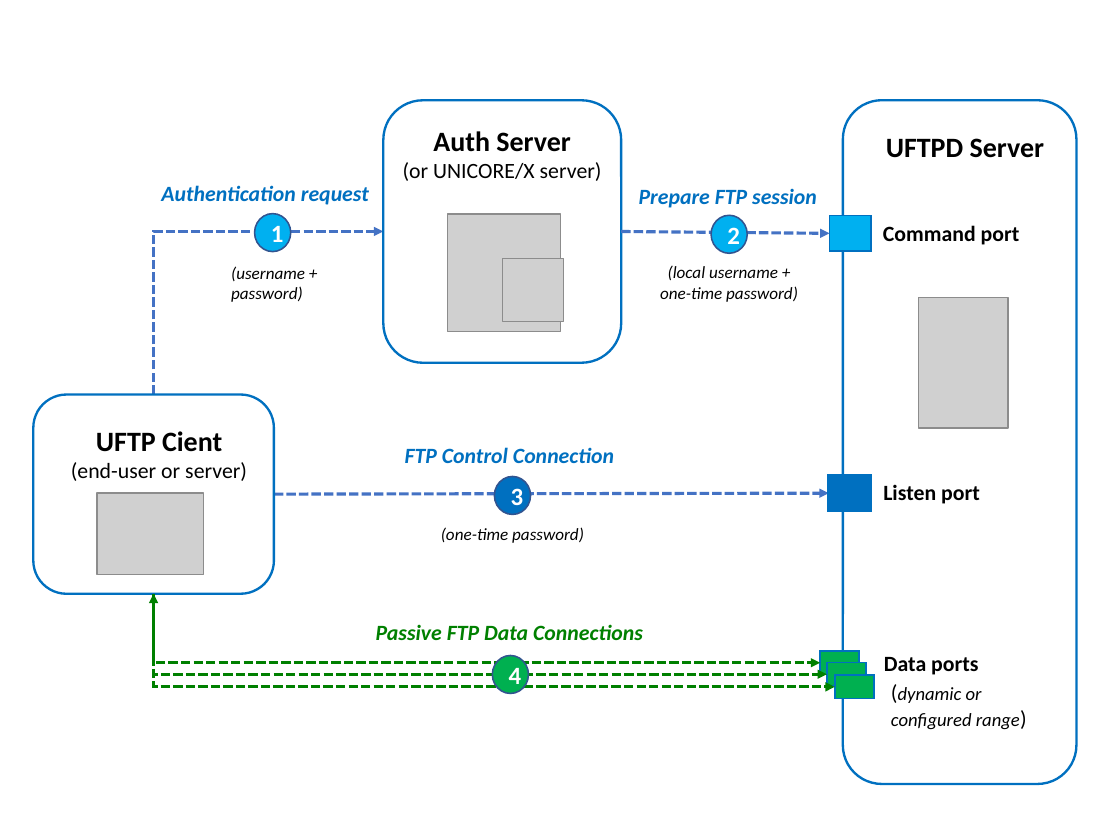
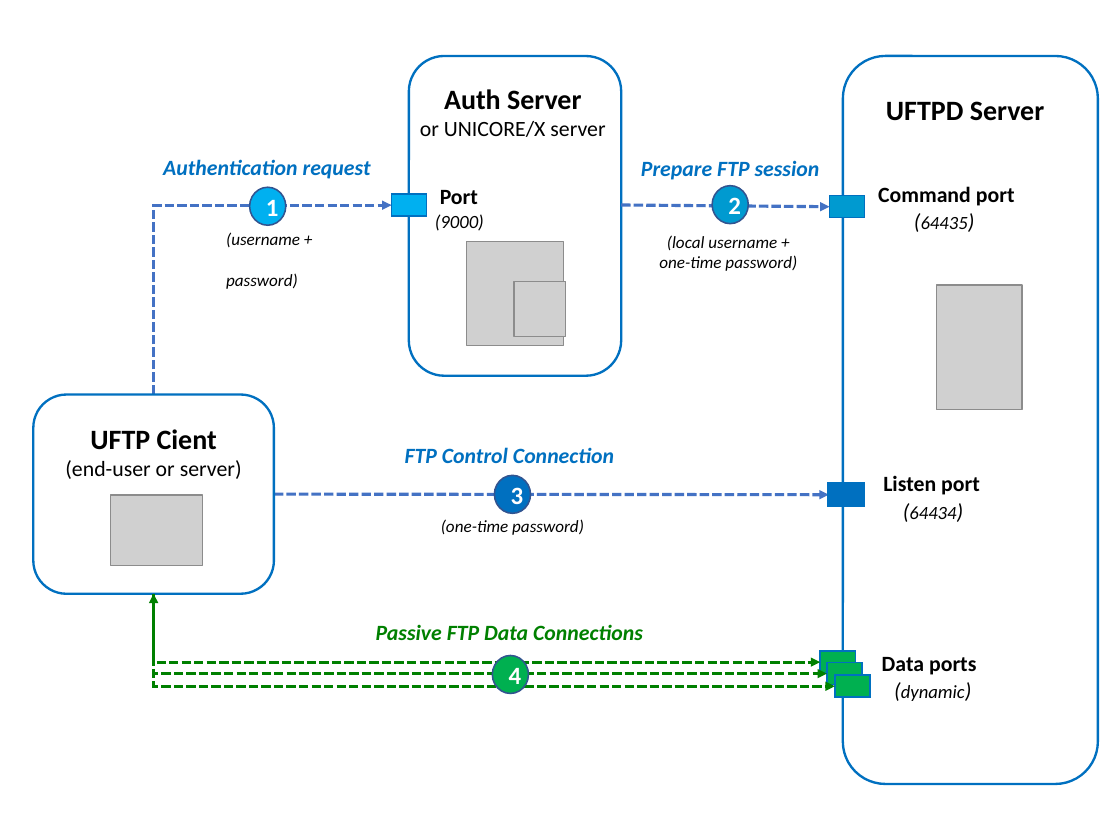
Before and after one commit to UNICORE-EU/uftp-docs, a slide deck: slide 1 of source/_static/test-uftp-setup.pptx. Drawn at 1120x840 pixels with LibreOffice and Linux fonts; fonts in the diff are those of the drawing; grey boxes stand for pictures. Boxes give left, top, right and bottom in pixels: in the first picture for what was removed or moved away, otherwise in the second. Text is boxed around its words. In the diff, an @@ line names an element or a change of style, - is before the commit and + after.

```diff
--- a/source/_static/test-uftp-setup.pptx
+++ b/source/_static/test-uftp-setup.pptx
@@ rounded rectangle: place and size @@
-rounded rectangle at [383, 101, 620, 363]
+rounded rectangle at [409, 56, 622, 375]
@@ rounded rectangle: place and size @@
-rounded rectangle at [843, 101, 1077, 784]
+rounded rectangle at [843, 56, 1099, 784]
@@ text at [420, 89, 605, 137]: text changed @@
-Auth Server
-(or UNICORE/X server)
+Auth Server
+or UNICORE/X server
@@ text "UFTPD Server": place and size @@
-text "UFTPD Server" at [886, 138, 1044, 158]
+text "UFTPD Server" at [886, 101, 1044, 121]
@@ text "Authentication request": place and size @@
-text "Authentication request" at [161, 185, 369, 205]
+text "Authentication request" at [163, 159, 371, 179]
@@ text "Command port": place and size @@
-text "Command port" at [883, 225, 1020, 245]
+text "Command port" at [878, 186, 1015, 206]
@@ elbow arrow moved from (153, 394) - (383, 232) to (153, 394) - (392, 205) @@
@@ ellipse "1": place and size @@
-ellipse "1" at [254, 214, 290, 252]
+ellipse "1" at [250, 187, 286, 225]
@@ rectangle added at [392, 194, 427, 216], fill #00B0F0, outline #0070C0 1 pt @@
@@ text added at [440, 190, 478, 204], 14 pt, text #000000, bold @@
+Port
@@ arrow moved from (622, 232) - (830, 233) to (622, 205) - (830, 207) @@
@@ ellipse "2" at [712, 186, 748, 224]: fill #00B0F0 to #009AD0 @@
@@ rectangle at [830, 196, 865, 218]: fill #00B0F0 to #009AD0 @@
@@ rectangle: place and size @@
-rectangle at [830, 215, 871, 251]
+rectangle at [830, 196, 865, 218]
@@ text "(username + password)" rewrapped from [231, 266, 305, 302] to [226, 232, 300, 289] @@
@@ text added at [435, 214, 484, 231], 12 pt, text #000000, italic @@
+(9000)
@@ 2 texts, 1 ellipse: place and size @@
-2 texts, 1 ellipse at [639, 188, 817, 302]
+2 texts, 1 ellipse at [641, 160, 820, 271]
@@ text added at [921, 216, 968, 229], 12 pt, text #000000, italic @@
+(64435)
@@ picture: place and size @@
-picture at [447, 214, 560, 332]
+picture at [467, 242, 563, 346]
@@ picture: place and size @@
-picture at [503, 259, 563, 321]
+picture at [514, 281, 566, 337]
@@ picture: place and size @@
-picture at [918, 298, 1008, 429]
+picture at [936, 284, 1023, 410]
@@ text "UFTP Cient (end-user or server)": place and size @@
-text "UFTP Cient (end-user or server)" at [71, 431, 247, 481]
+text "UFTP Cient (end-user or server)" at [65, 429, 242, 479]
@@ text "Listen port": place and size @@
-text "Listen port" at [883, 484, 980, 504]
+text "Listen port" at [883, 475, 980, 495]
@@ picture: place and size @@
-picture at [97, 493, 204, 575]
+picture at [110, 495, 202, 566]
@@ rectangle: place and size @@
-rectangle at [829, 475, 870, 511]
+rectangle at [829, 484, 864, 506]
@@ text added at [909, 506, 956, 519], 12 pt, text #000000, italic @@
+(64434)
@@ text "(one-time password)": place and size @@
-text "(one-time password)" at [441, 527, 584, 543]
+text "(one-time password)" at [441, 519, 584, 535]
@@ rectangle: place and size @@
-rectangle at [820, 651, 859, 674]
+rectangle at [820, 651, 855, 673]
@@ rectangle: place and size @@
-rectangle at [827, 663, 866, 687]
+rectangle at [827, 663, 861, 685]
@@ rectangle: place and size @@
-rectangle at [834, 675, 874, 699]
+rectangle at [834, 675, 869, 698]
@@ text at [901, 685, 965, 701]: text changed @@
-(dynamic or
-configured range)
+(dynamic)
```
Also in this commit, not shown: 1 other file.
